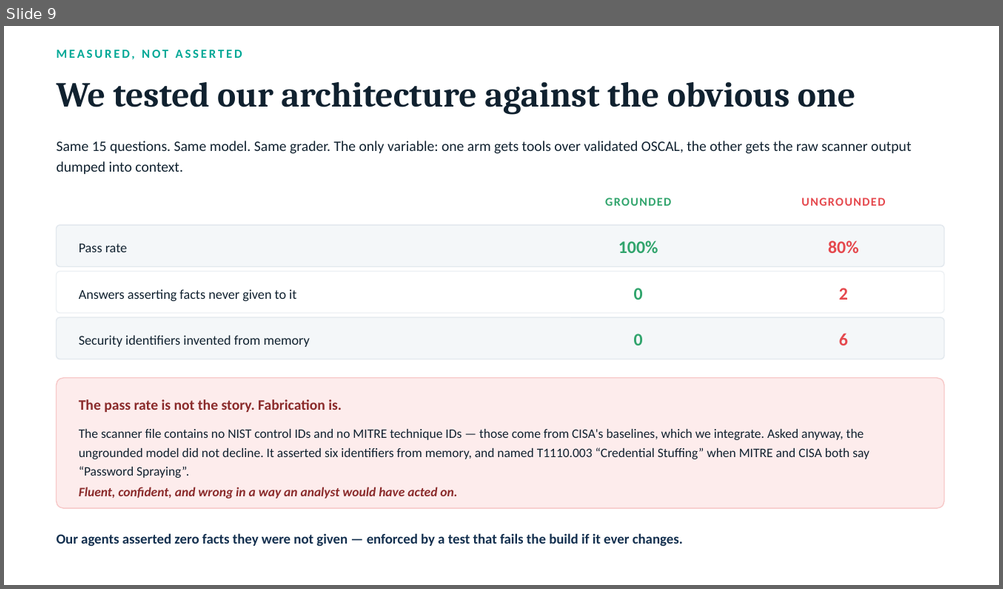
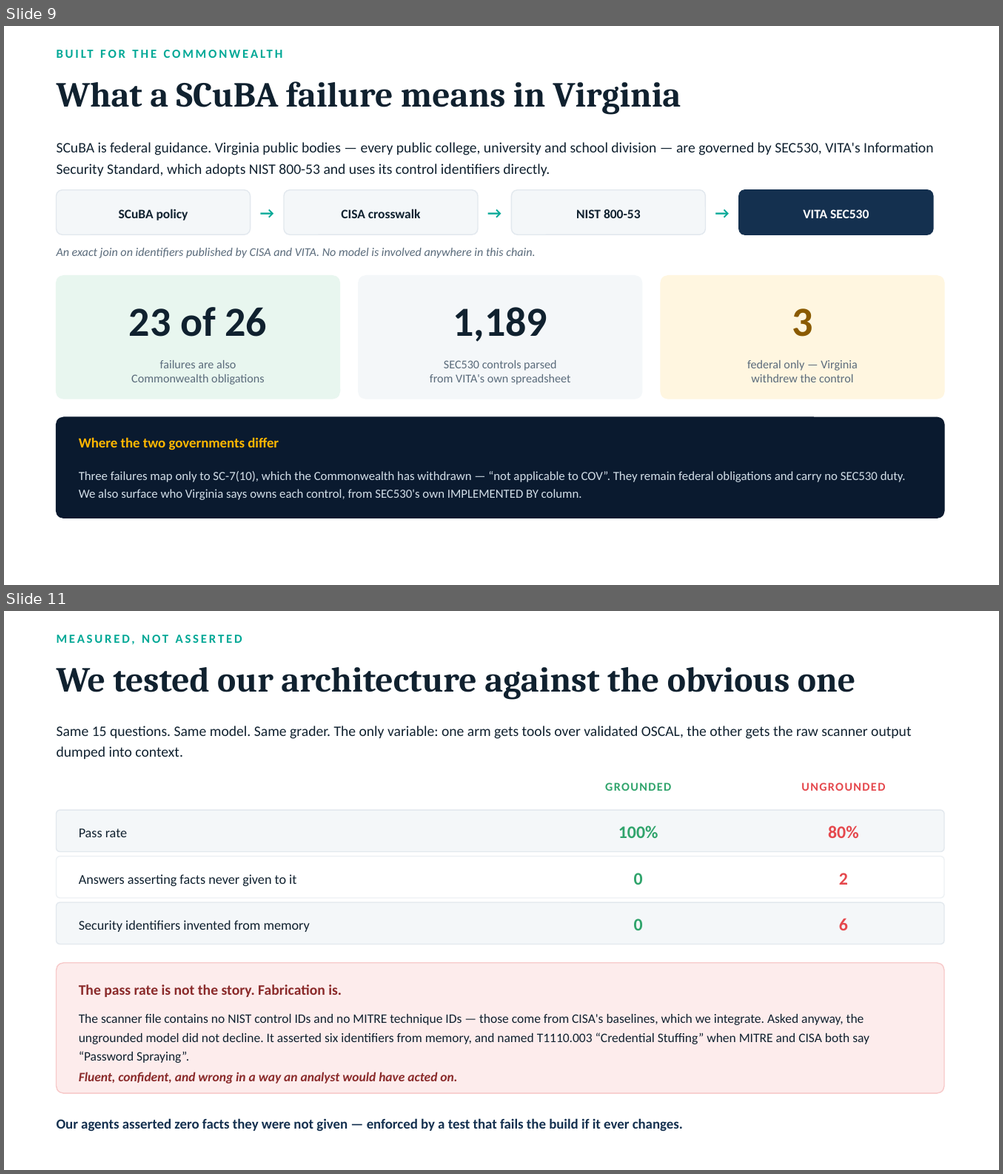
Before and after one commit to saleha-muzammil/microsoft-sec, a slide deck: docs/presentation.pptx. Shown one above the other, each under a label of ours: slide 9 before the commit, slides 9 and 11 after it; the slides between them are not shown. The pictures are 1003x589 and 1003x1174 pixels, drawn with LibreOffice and Linux fonts; fonts in the diff are those of the drawing. Boxes give left, top, right and bottom in pixels: in the first picture for what was removed or moved away, otherwise in the second. Text is boxed around its words. In the diff, an @@ line names an element or a change of style, - is before the commit and + after.

```diff
--- a/docs/presentation.pptx
+++ b/docs/presentation.pptx
@@ slide 9 added at (4,26,999,585), background #FFFFFF @@
@@ text added at (57,82,681,115), 34 pt, text #10212F, bold @@
+What a SCuBA failure means in Virginia
@@ text added at (57,142,933,176), 14 pt, text #10212F @@
+SCuBA is federal guidance. Virginia public bodies — every public college, university and school division — are governed by SEC530, VITA's Information Security Standard, which adopts NIST 800-53 and uses its control identifiers directly.
@@ rounded rectangle added at (57,190,250,235), fill #F4F7F9, outline #E2E8EE 1 pt @@
@@ text added at (250,200,284,225), 15 pt, text #00A896, bold @@
+→
@@ rounded rectangle added at (284,190,478,235), fill #F4F7F9, outline #E2E8EE 1 pt @@
@@ text added at (478,200,512,225), 15 pt, text #00A896, bold @@
+→
@@ rounded rectangle added at (512,190,706,235), fill #F4F7F9, outline #E2E8EE 1 pt @@
@@ text added at (706,200,739,225), 15 pt, text #00A896, bold @@
+→
@@ rounded rectangle added at (739,190,933,235), fill #14304F, outline #14304F 1 pt @@
@@ text added at (119,209,188,221), 12.5 pt, text #10212F, bold @@
+SCuBA policy
@@ text added at (341,209,421,218), 12.5 pt, text #10212F, bold @@
+CISA crosswalk
@@ text added at (576,210,640,218), 12.5 pt, text #10212F, bold @@
+NIST 800-53
@@ text added at (802,210,868,218), 12.5 pt, text #FFFFFF, bold @@
+VITA SEC530
@@ text added at (57,248,535,258), 11.5 pt, text #5A6B7B, italic @@
+An exact join on identifiers published by CISA and VITA. No model is involved anywhere in this chain.
@@ rounded rectangle added at (57,276,340,399), fill #E8F6EF, outline #E8F6EF 1 pt @@
@@ rounded rectangle added at (358,276,642,399), fill #F4F7F9, outline #F4F7F9 1 pt @@
@@ rounded rectangle added at (660,276,944,399), fill #FFF6E0, outline #FFF6E0 1 pt @@
@@ text added at (129,307,267,337), 40 pt, text #10212F, bold @@
+23 of 26
@@ text added at (452,307,547,342), 40 pt, text #10212F, bold @@
+1,189
@@ text added at (791,309,812,337), 40 pt, text #8A5A00, bold @@
+3
@@ text added at (131,360,264,385), 11.5 pt, text #5A6B7B @@
+failures are also
+Commonwealth obligations
@@ text added at (430,360,570,385), 11.5 pt, text #5A6B7B @@
+SEC530 controls parsed
+from VITA's own spreadsheet
@@ text added at (747,360,856,383), 11.5 pt, text #5A6B7B @@
+federal only — Virginia
+withdrew the control
@@ rounded rectangle added at (57,417,944,518), fill #0A1A2F, outline #0A1A2F 1 pt @@
@@ text added at (79,437,279,450), 13.5 pt, text #FFB700, bold @@
+Where the two governments differ
@@ text added at (79,471,905,500), 12 pt, text #D2DEE8 @@
+Three failures map only to SC-7(10), which the Commonwealth has withdrawn — “not applicable to COV”. They remain federal obligations and carry no SEC530 duty. We also surface who Virginia says owns each control, from SEC530's own IMPLEMENTED BY column.
@@ text added at (294,471,395,480), 12 pt, text #00A896, bold @@
+BUILT FOR THE COMMONWEALTH
@@ what was slide 9 is now slide 11 @@
```
Also in this commit, not shown: 5 slides changed, 1 other slide added, 45 other files.
